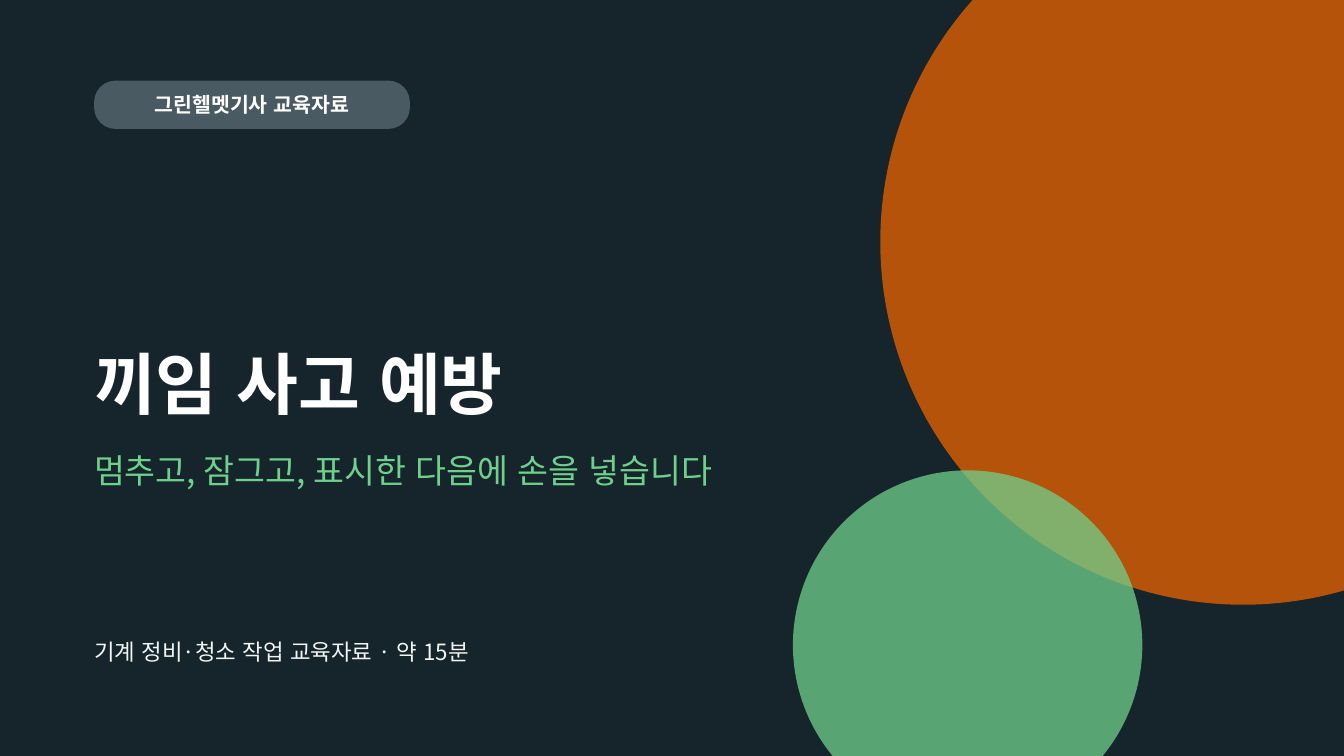
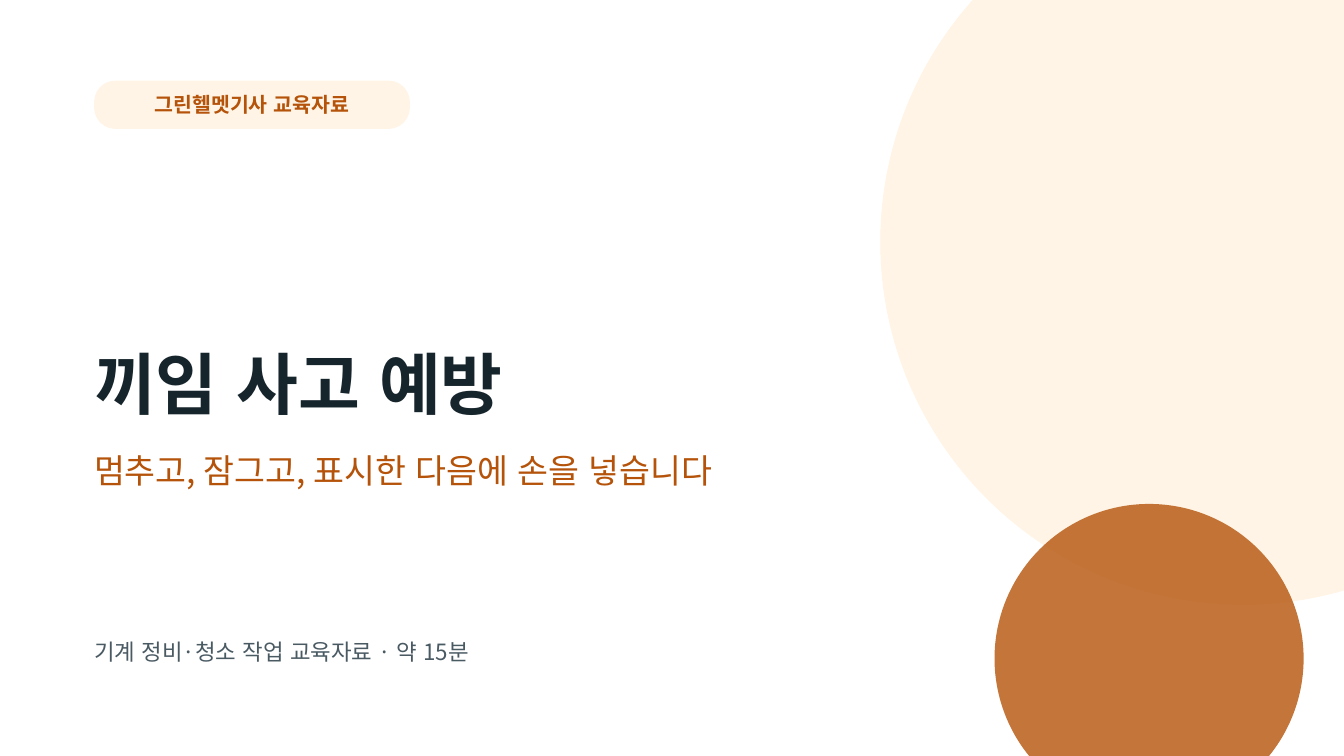
Before and after one commit to edward40-code/greenhelmet, a slide deck: slide 1 of public/library/edu-caught-in.pptx. Drawn at 1344x756 pixels with LibreOffice and Linux fonts; fonts in the diff are those of the drawing. Boxes give left, top, right and bottom in pixels: in the first picture for what was removed or moved away, otherwise in the second. Text is boxed around its words. In the diff, an @@ line names an element or a change of style, - is before the commit and + after.

```diff
--- a/public/library/edu-caught-in.pptx
+++ b/public/library/edu-caught-in.pptx
@@ background #16242B to #FFFFFF @@
@@ ellipse at [880, 0, 1344, 605]: fill #B45309 to #FFF4E5 @@
@@ rounded rectangle "그린헬멧기사 교육자료" at [94, 81, 410, 129]: text colour #FFFFFF to #B45309; fill #4A5A63 to #FFF4E5 @@
@@ title "끼임 사고 예방" at [94, 352, 503, 415]: text colour #FFFFFF to #16242B @@
@@ text "멈추고, 잠그고, 표시한 다음에 손을 ..." at [94, 455, 713, 489]: text colour #6FD08C to #B45309 @@
@@ ellipse: place and size @@
-ellipse at [793, 470, 1142, 756]
+ellipse at [995, 504, 1304, 756]
@@ ellipse at [995, 504, 1304, 756]: fill #6FD08C at 75% opacity to #B45309 at 80% opacity @@
@@ text "기계 정비·청소 작업 교육자료 · ..." at [94, 641, 468, 662]: text colour #F1F5F4 to #4A5A63 @@
```
Also in this commit, not shown: 14 other files.
